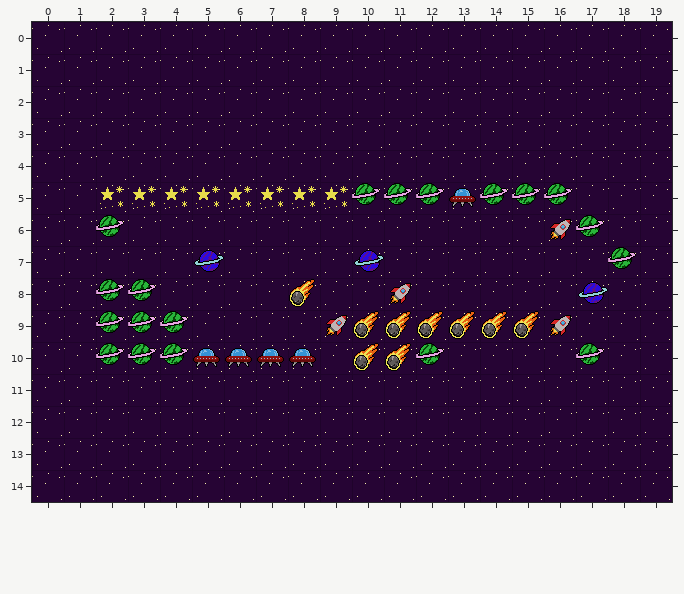
One commit to this Tiled map (JSON): public/assets/maps/map-level-01.json. Above: the version before the commit.
Cells are 32x32 px. Shown: x 0..19, y 0..14. Tiles whose own drawing changed are shown in their newer look in all pictures.
Now the later version:
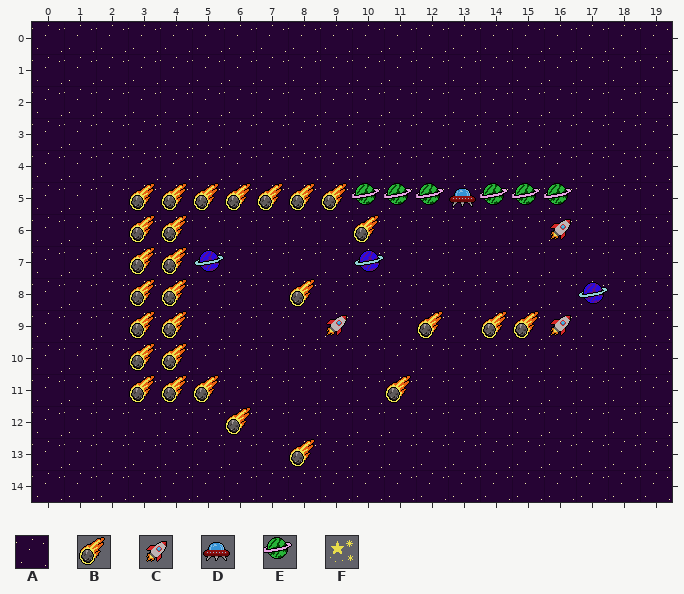
Key: from "tileset": A 0, B 1, C 3, D 4, E 5, F 7.
_ is an empty cell, . an unchanged one.
Changes in this commit:
--- layer "Obstacles"
@@ x 2..18 @@
- 5 FFFFFFFF.........
- 6 E__....._......E.
- 7 .__.............E
- 8 EE_......C.......
- 9 EEE.....BB.B.....
-10 EEEDDDD.BBE....E.
-11 .___....._.......
-12 ...._............
-13 ......_..........
+ 5 _BBBBBBB.........
+ 6 _BB.....B......A.
+ 7 .BB.............A
+ 8 _BB......_.......
+ 9 _BB.....AA.A.....
+10 _BBAAAA.AAA....A.
+11 .BBB.....B.......
+12 ....B............
+13 ......B..........
Pixel boxes of the changes (left, top, right, bottom) in both pictures:
changed: (96, 183, 475, 435)
changed: (576, 215, 636, 269)
changed: (576, 343, 604, 365)
added: (289, 439, 315, 467)
